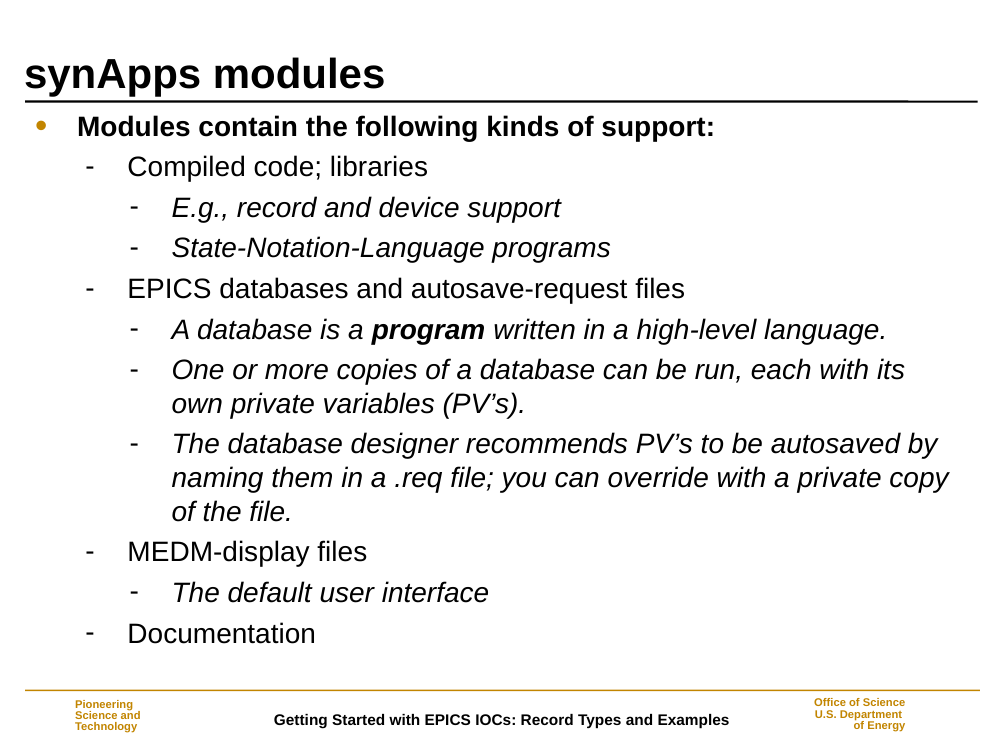
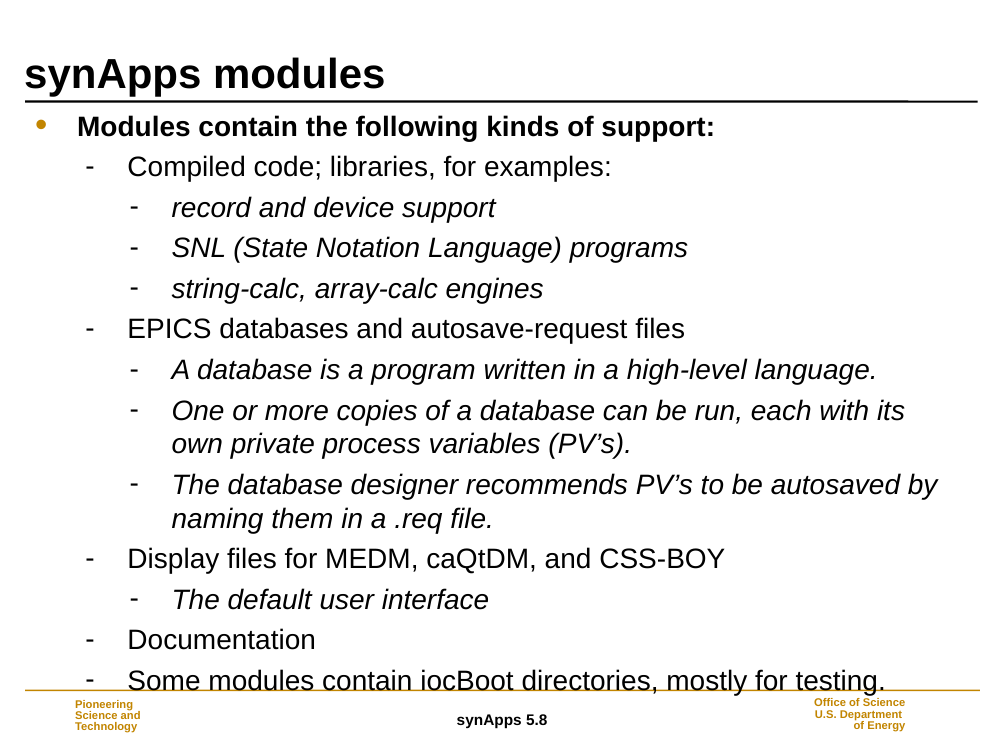
Before and after one commit to EPICS-synApps/documentation, a slide deck: slide 3 of IntroToSynApps.ppt. Drawn at 1008x756 pixels with LibreOffice and Linux fonts; fonts in the diff are those of the drawing; background and template pictures are left out. Boxes give left, top, right and bottom in pixels: in the first picture for what was removed or moved away, otherwise in the second. Text is boxed around its words. In the diff, an @@ line names an element or a change of style, - is before the commit and + after.

Commit message:
synApps_5_8

```diff
--- a/IntroToSynApps.ppt
+++ b/IntroToSynApps.ppt
@@ text at [127,155,688,303]: text changed @@
-  – Compiled code; libraries
-    – E.g., record and device support
-    – State-Notation-Language programs
+  – Compiled code; libraries, for examples:
+    – record and device support
+    – SNL (State Notation Language) programs
+    – string-calc, array-calc engines
@@ text at [172,358,878,384]: bold off in "program" @@
@@ text at [127,399,938,573]: text changed @@
-    – One or more copies of a database can be run, each with its own private variables (PV’s).
-    – The database designer recommends PV’s to be autosaved by naming them in a .req file; you can override with a private copy of the file.
-  – MEDM-display files
+    – One or more copies of a database can be run, each with its own private process variables (PV’s).
+    – The database designer recommends PV’s to be autosaved by naming them in a .req file.
+  – Display files for MEDM, caQtDM, and CSS-BOY
@@ text at [127,669,886,695]: paragraph added @@
+  – Some modules contain iocBoot directories, mostly for testing.
@@ text at [457,714,547,728]: text changed @@
-Getting Started with EPICS IOCs: Record Types and Examples
+synApps 5.8
```
Also in this commit, not shown: 36 other slides changed, 13 slides added, 4 slides removed.
